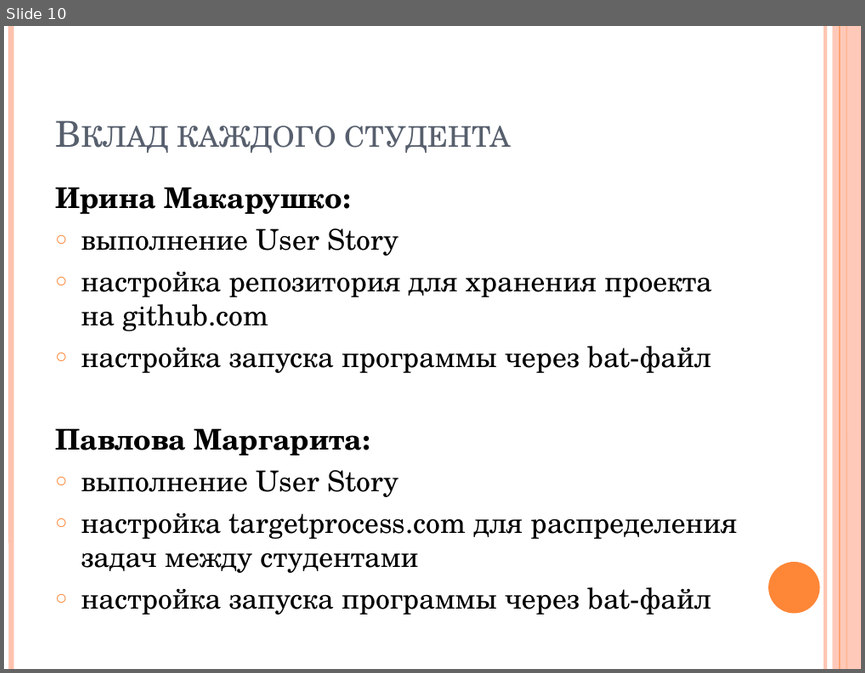
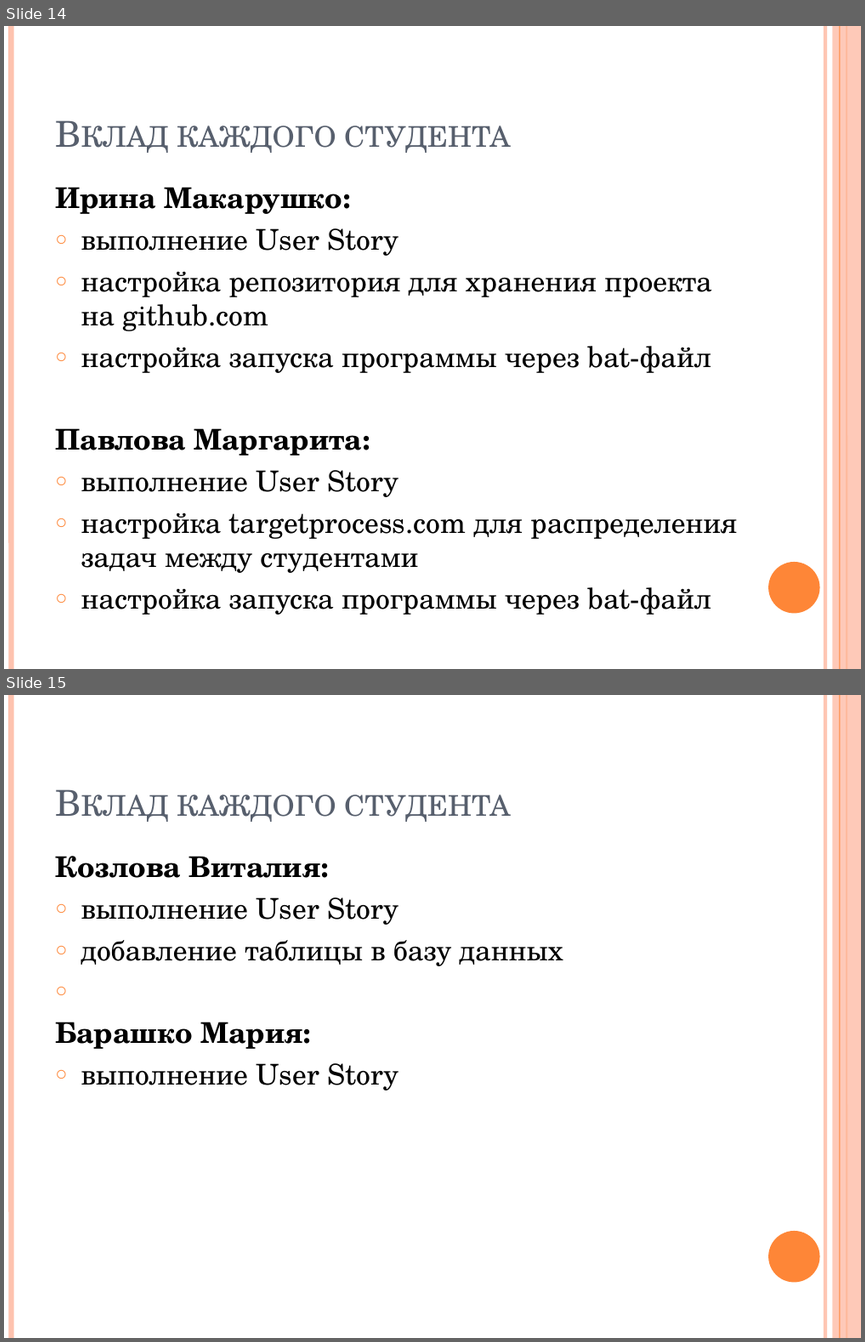
Before and after one commit to IrinaMakarushko/BankSystem, a slide deck: Спецкурс. Презентация.pptx. Shown one above the other, each under a label of ours: slide 10 before the commit, slides 14 and 15 after it. The pictures are 865x673 and 865x1342 pixels, drawn with LibreOffice and Linux fonts; fonts in the diff are those of the drawing. Boxes give left, top, right and bottom in pixels: in the first picture for what was removed or moved away, otherwise in the second. Text is boxed around its words. In the diff, an @@ line names an element or a change of style, - is before the commit and + after.

```diff
--- a/Спецкурс. Презентация.pptx
+++ b/Спецкурс. Презентация.pptx
@@ slide 15 added at (4,695,861,1338), background #FFFFFF; not listed: 6 template elements that a slide beside it also shows @@
@@ title added at (177,794,511,822), 30 pt, text #575F6D, small capitals @@
+Вклад каждого студента
@@ text added at (55,856,563,1090), 24 pt, text #000000 @@
+Козлова Виталия:
+○ выполнение User Story
+○ добавление таблицы в базу данных
+Барашко Мария:
+○ выполнение User Story
@@ what was slide 10 is now slide 14 @@
```
Also in this commit, not shown: 4 other slides added, 7 other files.
